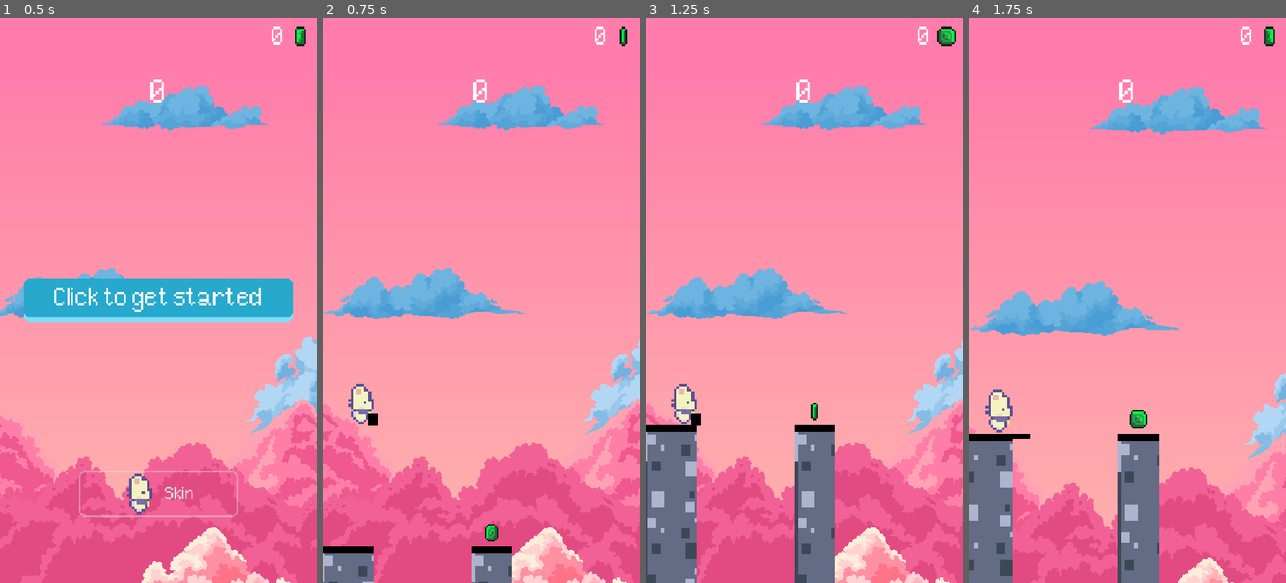
Above: before the commit, frames 1-4 (left to right).
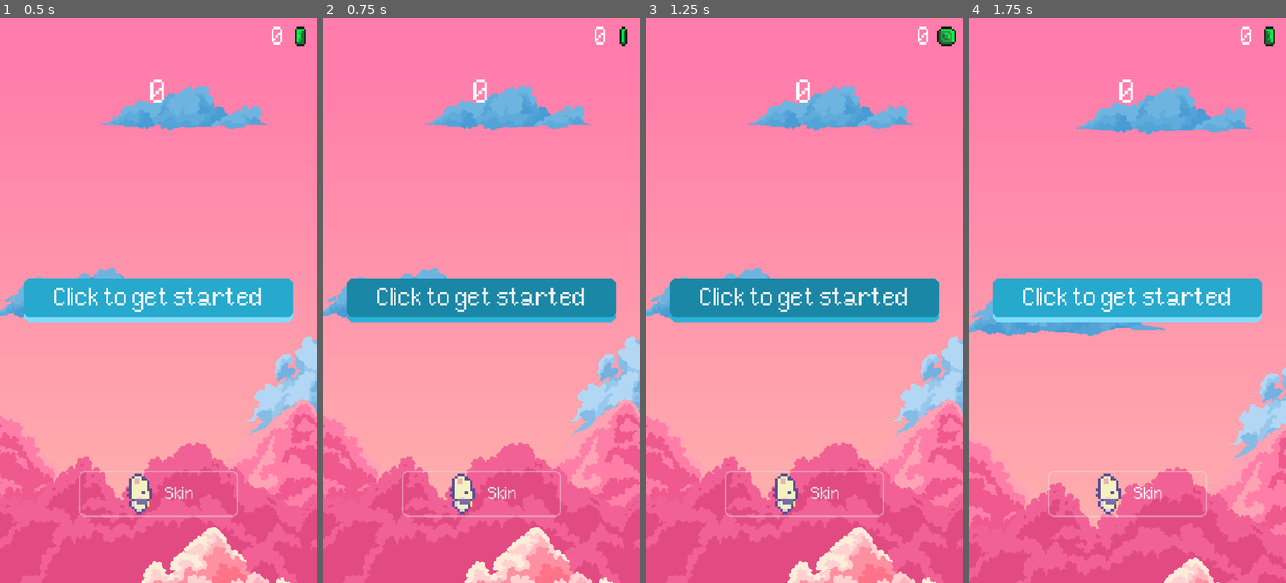
Above: after the commit, the same moments.

Repository: kotofeyy/StickBoss2
Game: Godot game, scene res://Scenes/main.tscn
The game is run twice, just before and just after one commit, with the same random seed, the same clock (stepped at 60 frames per second) and the same inputs.
Inputs (mouse positions are in pixels of both pictures, inside the frame that each line leads up to):
- Up to frame 1 (0.5 s): no input
- Up to frame 2 (0.75 s): click "Click to get started" at 0.5 s
- Up to frame 3 (1.25 s): no input
- Up to frame 4 (1.75 s): click (1149, 492) at 1.25 s, where only the run after the commit has a clickable "Skin"

Frame 1 is identical in both runs. In frame 2, 18% of the frame differs, in the area x 0-100%, y 12-100%; in frame 3, 23%; in frame 4, 21%.
Error before the commit: Invalid access to property or key 'platform' on a base object of type 'Nil'. (res://Code/main.gd:58)
Error after the commit: Invalid access to property or key 'storage' on a base object of type 'Nil'. (res://Code/main.gd:372)

Commit message:
Загрузка и отправка данных об игроке через Playgama bridge..Скины определяются побитово. Ошибка локализации

Diff:
--- a/Code/main.gd
+++ b/Code/main.gd
@@ -39,6 +39,7 @@
 var platfrom_2: Platform
 var center_platform_size_y := 6
 var score := 0
+var record_score := 0
 var coins := 0
 var game_is_starting := false
 var temp_stick_position
@@ -48,16 +49,19 @@
 var current_skin = Skins.Type.DEFAULT
 var current_dashed_line_length = 0
 var can_ability = false
-var available_skins: Array[Skins.Type] = []
+var available_skins := 1
 var words = {
 	"ru": ["ВАУ!", "Круто!", "Класс!", "Великолепно!", "Превосходно!"],
 	"en": ["WOW!", "Cool!", "Awesome!", "Fabulous!", "Perfect!"]
 }
+var language
+
 
 func _ready() -> void:
+	get_data()
 	print("platform - ", Bridge.platform.id)
-	TranslationServer.set_locale(Bridge.platform.language)
-	available_skins.append(Skins.Type.DEFAULT)
+	language = Bridge.platform.language
+	TranslationServer.set_locale(language)
 	update_shop()
 	animated_sprite_2d.animation = str(current_skin)
 	icon.animation = str(current_skin)
@@ -66,7 +70,7 @@
 func _physics_process(_delta: float) -> void:
 	#pass
 	if game_is_starting:
-		if Input.is_action_pressed("ui_up") or Input.is_action_pressed("mouse_action") or Input.emulate_touch_from_mouse:
+		if Input.is_action_pressed("ui_up") or Input.is_action_pressed("mouse_action"):
 			#if get_viewport().gui_get_focus_owner() != null or get_viewport().gui_is_dragging():
 				#return
 			stick.size.y += 3
@@ -84,10 +88,16 @@
 
 
 func start_game() -> void:
+	print("authorization - ", Bridge.player.is_authorized) # bool
 	clear_platforms()
 	parallax_background.visible = false
 	parallax_background_2.visible = false
 	score = 0
+	get_data()
+	# тут надо подсосать инфу с хранилища
+	#var record_score := 0
+	#var coins := 0
+	#available_skins
 	hit_center_counter = 1
 	label_score.text = str(score)
 	start_game_button.visible = false
@@ -116,6 +126,8 @@
 
 func move_player_to_platform() -> void:
 	score += 1
+	if record_score < score:
+		record_score = score
 	label_score.text = str(score)
 	animated_sprite_2d.play(str(current_skin))
 	var tween = get_tree().create_tween()
@@ -202,7 +214,7 @@
 	x_bonus_label.position.y = platfrom_2.position.y
 	x_bonus_label.position.x = platfrom_2.position.x + randi_range(10, 50)
 	x_bonus_label.modulate.a = 1.0
-	x_bonus_label.text = words[Bridge.platform.language].pick_random()
+	x_bonus_label.text = words[language].pick_random()
 
 	var tween_x_bonus = get_tree().create_tween()
 	tween_x_bonus.set_parallel(true)
@@ -221,6 +233,7 @@
 
 
 func stick_defeat() -> void:
+	save_data()
 	audio_stream_player_defeat.play()
 	camera_2d.camera_zoom_defeat()
 	var tween = get_tree().create_tween()
@@ -229,7 +242,7 @@
 	tween.finished.connect(func():
 		end_game_panel.visible = true
 		result_score_label.text = tr("KEY_SCORE") + ": " + str(score)
-		best_score_label.text = tr("KEY_RECORD") + ": " + str(score)
+		best_score_label.text = tr("KEY_RECORD") + ": " + str(record_score)
 		stick.rotation_degrees = 180
 		platfrom_2.defeat()
 		stick.visible = false
@@ -286,6 +299,8 @@
 
 
 func _on_cancel_button_pressed() -> void:
+	label_score.text = "0"
+	hide_label_x()
 	player.visible = false
 	clear_platforms()
 	camera_2d.camera_zoom_start_game()
@@ -322,10 +337,16 @@
 		slot.cost = Skins.List[s]["cost"]
 		slot.type_cost = Skins.List[s]["type_cost"]
 		slot.coins = coins
-		slot.available = available_skins.has(s)
+		slot.all_score = record_score
+		slot.available = has_skin(Skins.TypeToBit[s])
 		slot.on_click.connect(func(skin, can_buy):
-			if can_buy: available_skins.append(skin)
-			if available_skins.has(skin):
+			if can_buy and not has_skin(Skins.TypeToBit[skin]):
+				unlock_skin(Skins.TypeToBit[skin])
+				if not Skins.List[s]["type_cost"] == Skins.TypeCost.SCORE:
+					coins = coins - int(Skins.List[skin]["cost"])
+				label_coins.text = str(coins)
+				save_data()
+			if has_skin(Skins.TypeToBit[skin]):
 				slot.select(skin)
 				shop_panel.visible = false
 				current_skin = skin
@@ -334,3 +355,53 @@
 			)
 		v_box_container.add_child(slot)
 		slot.select(current_skin)
+
+
+func hide_label_x() -> void:
+	label_x.visible = false
+	label_x.text = "x" + "0"
+
+
+func save_data() -> void:
+	if Bridge.storage.is_supported("platform_internal"):
+		if Bridge.storage.is_available("platform_internal"):
+			Bridge.storage.set(["record_score", "coins", "available_skins"], [record_score, coins, available_skins], Callable(self, "_on_storage_set_completed"))
+
+
+func get_data() -> void:
+	if Bridge.storage.is_supported("platform_internal"):
+		if Bridge.storage.is_available("platform_internal"):
+			Bridge.storage.get(["record_score", "coins", "available_skins"], Callable(self, "_on_storage_get_completed"))
+
+
+func _on_storage_set_completed(success) -> void:
+	if success:
+		print("Данные успешно сохранены")
+		print("save data - ")
+	else:
+		print("Ошибка сохранения")
+
+
+func _on_storage_get_completed(success, data) -> void:
+	if success:
+		if data[0] != null: record_score = data[0]
+		if data[1] != null: coins = data[1]; label_coins.text = str(data[1])
+		if data[2] != null: available_skins = data[2]
+		else:
+			unlock_skin(Skins.TypeToBit[Skins.Type.DEFAULT])
+			coins = 0
+			record_score = 0
+			label_coins.text = str(coins)
+	else:
+		unlock_skin(Skins.TypeToBit[Skins.Type.DEFAULT])
+		coins = 0
+		record_score = 0
+		label_coins.text = str(coins)
+
+
+func unlock_skin(skin_value: int):
+	available_skins = available_skins | skin_value
+
+
+func has_skin(skin_value: int) -> bool:
+	return (available_skins & skin_value) != 0
--- a/Code/skins.gd
+++ b/Code/skins.gd
@@ -2,8 +2,22 @@
 extends Node
 
 
-enum Type { DEFAULT, NINJA, PUMPKIN, WHITE }
+enum Type {
+	DEFAULT,
+	WHITE,
+	NINJA,
+	PUMPKIN,
+	BlOODY
+	}
 enum TypeCost { COIN, SCORE, DONAT }
+
+const TypeToBit = {
+	Type.DEFAULT: 1,
+	Type.WHITE: 2,
+	Type.NINJA: 4,
+	Type.PUMPKIN: 8,
+	Type.BlOODY: 16
+}
 
 const List: Dictionary[Type, Dictionary] = {
 	Type.DEFAULT: {
@@ -18,13 +32,18 @@
 	},
 	Type.NINJA: {
 		"description": "ниндзя",
-		"cost": 15000000,
-		"type_cost": TypeCost.SCORE
+		"cost": 50,
+		"type_cost": TypeCost.COIN
 	},
 	Type.PUMPKIN: {
 		"description": "Тыквенная голова",
 		"cost": 5000000,
 		"type_cost": TypeCost.SCORE
 	},
+	Type.BlOODY: {
+		"description": "Тыквенная голова",
+		"cost": 10000000,
+		"type_cost": TypeCost.SCORE
+	},
 
 }
--- a/Code/slot.gd
+++ b/Code/slot.gd
@@ -11,11 +11,11 @@
 var skin: Skins.Type
 var cost: int
 var coins
+var all_score
 var type_cost: Skins.TypeCost
 var available := false
 
 signal on_click
-
 
 func _ready() -> void:
 	sprite.animation = str(skin)
@@ -30,7 +30,11 @@
 
 func _on_gui_input(event: InputEvent) -> void:
 	if event is InputEventMouseButton and Input.is_action_pressed("mouse_action"):
-		var can_buy = coins >= cost
+		var can_buy
+		if type_cost == Skins.TypeCost.COIN:
+			can_buy = coins >= cost
+		if type_cost == Skins.TypeCost.SCORE:
+			can_buy = all_score >= cost
 		emit_signal("on_click", skin, can_buy)
 
 
--- a/Scenes/main.tscn
+++ b/Scenes/main.tscn
@@ -1,10 +1,9 @@
 [gd_scene format=3 uid="uid://b4iychpqi6vow"]
 
 [ext_resource type="Script" uid="uid://c42qrci2bvi5k" path="res://Code/main.gd" id="1_bo1nx"]
-[ext_resource type="Texture2D" uid="uid://dk8ramswq6vxl" path="res://Sprites/default_skin.png" id="2_pdsj5"]
+[ext_resource type="Texture2D" uid="uid://dhg58vrb6ibln" path="res://Sprites/characters.png" id="2_ee4r6"]
 [ext_resource type="Texture2D" uid="uid://bpiain87r47g5" path="res://Sprites/Backgrounds/Background_1/1.png" id="3_8gbba"]
 [ext_resource type="Script" uid="uid://cnq628e5ltt70" path="res://Code/camera_2d.gd" id="3_b3802"]
-[ext_resource type="Texture2D" uid="uid://codvwl28bvygq" path="res://Sprites/white_skin.png" id="4_fevyy"]
 [ext_resource type="Texture2D" uid="uid://5i8lqvyfwe46" path="res://Sprites/Backgrounds/Background_1/3.png" id="4_jjvhh"]
 [ext_resource type="Texture2D" uid="uid://cvsrkbkyec3rr" path="res://Sprites/Backgrounds/Background_1/5.png" id="5_kry3j"]
 [ext_resource type="Texture2D" uid="uid://dhtehegrpw4c0" path="res://Sprites/Backgrounds/Background_1/4.png" id="6_21xkr"]
@@ -13,93 +12,107 @@
 [ext_resource type="Texture2D" uid="uid://boavks70fthm4" path="res://Sprites/Backgrounds/Background_2/4.png" id="9_hptm8"]
 [ext_resource type="Texture2D" uid="uid://ce0ujjbqpde12" path="res://Sprites/Backgrounds/Background_2/1.png" id="12_fdnlq"]
 [ext_resource type="SpriteFrames" uid="uid://b1dn6geh7uhrh" path="res://Animations/coin.tres" id="12_fevyy"]
-[ext_resource type="Texture2D" uid="uid://2f7hrq1isdph" path="res://Sprites/ninja_skin.png" id="13_hibaj"]
 [ext_resource type="Texture2D" uid="uid://d3053pmsoadc7" path="res://Sprites/Backgrounds/Background_2/5.png" id="13_jkdf5"]
 [ext_resource type="Texture2D" uid="uid://db0gc1656c6ac" path="res://Sprites/PoisonCast_96x96.png" id="14_jkdf5"]
-[ext_resource type="Texture2D" uid="uid://c3bhfxhq1s1yl" path="res://Sprites/pumpkin_skin.png" id="14_pdsj5"]
 [ext_resource type="AudioStream" uid="uid://bagq4ajruxin8" path="res://Sounds/defeat.wav" id="17_h1bgf"]
 [ext_resource type="AudioStream" uid="uid://ben86vgtbfkcj" path="res://Sounds/hit_to_center_2.wav" id="18_b3802"]
 [ext_resource type="AudioStream" uid="uid://ditnhd8xfre28" path="res://Sounds/score_x_up.wav" id="18_fevyy"]
 [ext_resource type="AudioStream" uid="uid://cey4r3r214cqx" path="res://Sounds/SwipeStick.mp3" id="20_hibaj"]
 
-[sub_resource type="AtlasTexture" id="AtlasTexture_6vcvc"]
-atlas = ExtResource("2_pdsj5")
+[sub_resource type="AtlasTexture" id="AtlasTexture_54nrm"]
+atlas = ExtResource("2_ee4r6")
 region = Rect2(0, 0, 16, 16)
 
-[sub_resource type="AtlasTexture" id="AtlasTexture_7k868"]
-atlas = ExtResource("2_pdsj5")
+[sub_resource type="AtlasTexture" id="AtlasTexture_55jeb"]
+atlas = ExtResource("2_ee4r6")
 region = Rect2(16, 0, 16, 16)
 
-[sub_resource type="AtlasTexture" id="AtlasTexture_hpc6h"]
-atlas = ExtResource("2_pdsj5")
+[sub_resource type="AtlasTexture" id="AtlasTexture_gsvbx"]
+atlas = ExtResource("2_ee4r6")
 region = Rect2(32, 0, 16, 16)
 
-[sub_resource type="AtlasTexture" id="AtlasTexture_kltya"]
-atlas = ExtResource("2_pdsj5")
+[sub_resource type="AtlasTexture" id="AtlasTexture_bv80c"]
+atlas = ExtResource("2_ee4r6")
 region = Rect2(48, 0, 16, 16)
 
-[sub_resource type="AtlasTexture" id="AtlasTexture_u50mg"]
-atlas = ExtResource("13_hibaj")
-region = Rect2(0, 0, 16, 16)
-
-[sub_resource type="AtlasTexture" id="AtlasTexture_cbgmd"]
-atlas = ExtResource("13_hibaj")
-region = Rect2(16, 0, 16, 16)
-
-[sub_resource type="AtlasTexture" id="AtlasTexture_1w6v2"]
-atlas = ExtResource("13_hibaj")
-region = Rect2(32, 0, 16, 16)
-
-[sub_resource type="AtlasTexture" id="AtlasTexture_ueoa1"]
-atlas = ExtResource("13_hibaj")
-region = Rect2(48, 0, 16, 16)
-
-[sub_resource type="AtlasTexture" id="AtlasTexture_e08e2"]
-atlas = ExtResource("14_pdsj5")
-region = Rect2(0, 0, 16, 16)
-
-[sub_resource type="AtlasTexture" id="AtlasTexture_neg2b"]
-atlas = ExtResource("14_pdsj5")
-region = Rect2(16, 0, 16, 16)
-
-[sub_resource type="AtlasTexture" id="AtlasTexture_r33sp"]
-atlas = ExtResource("14_pdsj5")
-region = Rect2(32, 0, 16, 16)
-
-[sub_resource type="AtlasTexture" id="AtlasTexture_hdf80"]
-atlas = ExtResource("14_pdsj5")
-region = Rect2(48, 0, 16, 16)
-
-[sub_resource type="AtlasTexture" id="AtlasTexture_jwpg7"]
-atlas = ExtResource("4_fevyy")
-region = Rect2(0, 0, 16, 16)
-
-[sub_resource type="AtlasTexture" id="AtlasTexture_k2e45"]
-atlas = ExtResource("4_fevyy")
-region = Rect2(16, 0, 16, 16)
-
-[sub_resource type="AtlasTexture" id="AtlasTexture_dmskm"]
-atlas = ExtResource("4_fevyy")
-region = Rect2(32, 0, 16, 16)
-
-[sub_resource type="AtlasTexture" id="AtlasTexture_xdkp6"]
-atlas = ExtResource("4_fevyy")
-region = Rect2(48, 0, 16, 16)
-
-[sub_resource type="SpriteFrames" id="SpriteFrames_6bp64"]
+[sub_resource type="AtlasTexture" id="AtlasTexture_ptfg5"]
+atlas = ExtResource("2_ee4r6")
+region = Rect2(0, 16, 16, 16)
+
+[sub_resource type="AtlasTexture" id="AtlasTexture_2daye"]
+atlas = ExtResource("2_ee4r6")
+region = Rect2(16, 16, 16, 16)
+
+[sub_resource type="AtlasTexture" id="AtlasTexture_1semv"]
+atlas = ExtResource("2_ee4r6")
+region = Rect2(32, 16, 16, 16)
+
+[sub_resource type="AtlasTexture" id="AtlasTexture_2060n"]
+atlas = ExtResource("2_ee4r6")
+region = Rect2(48, 16, 16, 16)
+
+[sub_resource type="AtlasTexture" id="AtlasTexture_6ml46"]
+atlas = ExtResource("2_ee4r6")
+region = Rect2(0, 32, 16, 16)
+
+[sub_resource type="AtlasTexture" id="AtlasTexture_qax2n"]
+atlas = ExtResource("2_ee4r6")
+region = Rect2(16, 32, 16, 16)
+
+[sub_resource type="AtlasTexture" id="AtlasTexture_y86h7"]
+atlas = ExtResource("2_ee4r6")
+region = Rect2(32, 32, 16, 16)
+
+[sub_resource type="AtlasTexture" id="AtlasTexture_my4ki"]
+atlas = ExtResource("2_ee4r6")
+region = Rect2(48, 32, 16, 16)
+
+[sub_resource type="AtlasTexture" id="AtlasTexture_lx3vj"]
+atlas = ExtResource("2_ee4r6")
+region = Rect2(0, 48, 16, 16)
+
+[sub_resource type="AtlasTexture" id="AtlasTexture_ynmfv"]
+atlas = ExtResource("2_ee4r6")
+region = Rect2(16, 48, 16, 16)
+
+[sub_resource type="AtlasTexture" id="AtlasTexture_cblf0"]
+atlas = ExtResource("2_ee4r6")
+region = Rect2(32, 48, 16, 16)
+
+[sub_resource type="AtlasTexture" id="AtlasTexture_nay3j"]
+atlas = ExtResource("2_ee4r6")
+region = Rect2(48, 48, 16, 16)
+
+[sub_resource type="AtlasTexture" id="AtlasTexture_ovafv"]
+atlas = ExtResource("2_ee4r6")
+region = Rect2(0, 64, 16, 16)
+
+[sub_resource type="AtlasTexture" id="AtlasTexture_owhal"]
+atlas = ExtResource("2_ee4r6")
+region = Rect2(16, 64, 16, 16)
+
+[sub_resource type="AtlasTexture" id="AtlasTexture_uv6w5"]
+atlas = ExtResource("2_ee4r6")
+region = Rect2(32, 64, 16, 16)
+
+[sub_resource type="AtlasTexture" id="AtlasTexture_r7bbj"]
+atlas = ExtResource("2_ee4r6")
+region = Rect2(48, 64, 16, 16)
+
+[sub_resource type="SpriteFrames" id="SpriteFrames_e5peh"]
 animations = [{
 "frames": [{
 "duration": 1.0,
-"texture": SubResource("AtlasTexture_6vcvc")
-}, {
-"duration": 1.0,
-"texture": SubResource("AtlasTexture_7k868")
-}, {
-"duration": 1.0,
-"texture": SubResource("AtlasTexture_hpc6h")
-}, {
-"duration": 1.0,
-"texture": SubResource("AtlasTexture_kltya")
+"texture": SubResource("AtlasTexture_54nrm")
+}, {
+"duration": 1.0,
+"texture": SubResource("AtlasTexture_55jeb")
+}, {
+"duration": 1.0,
+"texture": SubResource("AtlasTexture_gsvbx")
+}, {
+"duration": 1.0,
+"texture": SubResource("AtlasTexture_bv80c")
 }],
 "loop": true,
 "name": &"0",
@@ -107,16 +120,16 @@
 }, {
 "frames": [{
 "duration": 1.0,
-"texture": SubResource("AtlasTexture_u50mg")
-}, {
-"duration": 1.0,
-"texture": SubResource("AtlasTexture_cbgmd")
-}, {
-"duration": 1.0,
-"texture": SubResource("AtlasTexture_1w6v2")
-}, {
-"duration": 1.0,
-"texture": SubResource("AtlasTexture_ueoa1")
+"texture": SubResource("AtlasTexture_ptfg5")
+}, {
+"duration": 1.0,
+"texture": SubResource("AtlasTexture_2daye")
+}, {
+"duration": 1.0,
+"texture": SubResource("AtlasTexture_1semv")
+}, {
+"duration": 1.0,
+"texture": SubResource("AtlasTexture_2060n")
 }],
 "loop": true,
 "name": &"1",
@@ -124,16 +137,16 @@
 }, {
 "frames": [{
 "duration": 1.0,
-"texture": SubResource("AtlasTexture_e08e2")
-}, {
-"duration": 1.0,
-"texture": SubResource("AtlasTexture_neg2b")
-}, {
-"duration": 1.0,
-"texture": SubResource("AtlasTexture_r33sp")
-}, {
-"duration": 1.0,
-"texture": SubResource("AtlasTexture_hdf80")
+"texture": SubResource("AtlasTexture_6ml46")
+}, {
+"duration": 1.0,
+"texture": SubResource("AtlasTexture_qax2n")
+}, {
+"duration": 1.0,
+"texture": SubResource("AtlasTexture_y86h7")
+}, {
+"duration": 1.0,
+"texture": SubResource("AtlasTexture_my4ki")
 }],
 "loop": true,
 "name": &"2",
@@ -141,19 +154,36 @@
 }, {
 "frames": [{
 "duration": 1.0,
-"texture": SubResource("AtlasTexture_jwpg7")
-}, {
-"duration": 1.0,
-"texture": SubResource("AtlasTexture_k2e45")
-}, {
-"duration": 1.0,
-"texture": SubResource("AtlasTexture_dmskm")
-}, {
-"duration": 1.0,
-"texture": SubResource("AtlasTexture_xdkp6")
+"texture": SubResource("AtlasTexture_lx3vj")
+}, {
+"duration": 1.0,
+"texture": SubResource("AtlasTexture_ynmfv")
+}, {
+"duration": 1.0,
+"texture": SubResource("AtlasTexture_cblf0")
+}, {
+"duration": 1.0,
+"texture": SubResource("AtlasTexture_nay3j")
 }],
 "loop": true,
 "name": &"3",
+"speed": 5.0
+}, {
+"frames": [{
+"duration": 1.0,
+"texture": SubResource("AtlasTexture_ovafv")
+}, {
+"duration": 1.0,
+"texture": SubResource("AtlasTexture_owhal")
+}, {
+"duration": 1.0,
+"texture": SubResource("AtlasTexture_uv6w5")
+}, {
+"duration": 1.0,
+"texture": SubResource("AtlasTexture_r7bbj")
+}],
+"loop": true,
+"name": &"4",
 "speed": 5.0
 }]
 
@@ -418,7 +448,7 @@
 
 [node name="AnimatedSprite2D" type="AnimatedSprite2D" parent="Player" unique_id=983460797]
 scale = Vector2(4, 4)
-sprite_frames = SubResource("SpriteFrames_6bp64")
+sprite_frames = SubResource("SpriteFrames_e5peh")
 animation = &"0"
 speed_scale = 2.0
 
@@ -579,12 +609,12 @@
 horizontal_alignment = 1
 
 [node name="BestScoreLabel" type="RichTextLabel" parent="CanvasLayer/EndGamePanel/MarginContainer/VBoxContainer" unique_id=386067897]
-custom_minimum_size = Vector2(0, 50)
+custom_minimum_size = Vector2(0, 90)
 layout_mode = 2
 size_flags_vertical = 4
 theme_override_colors/default_color = Color(0, 0, 0, 1)
 theme_override_font_sizes/normal_font_size = 40
-text = "Рекорд: 300"
+text = "Рекорд: 0"
 horizontal_alignment = 1
 
 [node name="FooterLabel" type="RichTextLabel" parent="CanvasLayer/EndGamePanel/MarginContainer/VBoxContainer" unique_id=1441134630]
@@ -727,9 +757,9 @@
 size_flags_horizontal = 4
 size_flags_vertical = 4
 
-[node name="Icon" type="AnimatedSprite2D" parent="CanvasLayer/Panel/ShopButton/Control" unique_id=48689002]
+[node name="Icon" type="AnimatedSprite2D" parent="CanvasLayer/Panel/ShopButton/Control" unique_id=541287048]
 scale = Vector2(4, 4)
-sprite_frames = SubResource("SpriteFrames_6bp64")
+sprite_frames = SubResource("SpriteFrames_e5peh")
 animation = &"0"
 speed_scale = 2.0
 centered = false
--- a/Scenes/slot.tscn
+++ b/Scenes/slot.tscn
@@ -2,40 +2,119 @@
 
 [ext_resource type="StyleBox" uid="uid://cxps47qtey8f7" path="res://themes/default_slot.tres" id="1_th82r"]
 [ext_resource type="Script" uid="uid://wvl17ja8kfnw" path="res://Code/slot.gd" id="2_nsp58"]
-[ext_resource type="Texture2D" uid="uid://b0jpo2epsdxav" path="res://Sprites/Basic Charakter Spritesheet.png" id="2_typyk"]
-[ext_resource type="Texture2D" uid="uid://2f7hrq1isdph" path="res://Sprites/ninja_skin.png" id="3_nsp58"]
-[ext_resource type="Texture2D" uid="uid://c3bhfxhq1s1yl" path="res://Sprites/pumpkin_skin.png" id="4_57lr3"]
-[ext_resource type="Texture2D" uid="uid://codvwl28bvygq" path="res://Sprites/white_skin.png" id="5_8bc2s"]
-
-[sub_resource type="AtlasTexture" id="AtlasTexture_7k868"]
-atlas = ExtResource("2_typyk")
-region = Rect2(112, 160, 16, 16)
-
-[sub_resource type="AtlasTexture" id="AtlasTexture_hpc6h"]
-atlas = ExtResource("3_nsp58")
+[ext_resource type="Texture2D" uid="uid://dhg58vrb6ibln" path="res://Sprites/characters.png" id="3_67ou1"]
+
+[sub_resource type="AtlasTexture" id="AtlasTexture_54nrm"]
+atlas = ExtResource("3_67ou1")
+region = Rect2(0, 0, 16, 16)
+
+[sub_resource type="AtlasTexture" id="AtlasTexture_55jeb"]
+atlas = ExtResource("3_67ou1")
 region = Rect2(16, 0, 16, 16)
 
-[sub_resource type="AtlasTexture" id="AtlasTexture_kltya"]
-atlas = ExtResource("4_57lr3")
-region = Rect2(16, 0, 16, 16)
-
-[sub_resource type="AtlasTexture" id="AtlasTexture_6vcvc"]
-atlas = ExtResource("5_8bc2s")
+[sub_resource type="AtlasTexture" id="AtlasTexture_gsvbx"]
+atlas = ExtResource("3_67ou1")
 region = Rect2(32, 0, 16, 16)
 
-[sub_resource type="SpriteFrames" id="SpriteFrames_7k868"]
+[sub_resource type="AtlasTexture" id="AtlasTexture_bv80c"]
+atlas = ExtResource("3_67ou1")
+region = Rect2(48, 0, 16, 16)
+
+[sub_resource type="AtlasTexture" id="AtlasTexture_ptfg5"]
+atlas = ExtResource("3_67ou1")
+region = Rect2(0, 16, 16, 16)
+
+[sub_resource type="AtlasTexture" id="AtlasTexture_2daye"]
+atlas = ExtResource("3_67ou1")
+region = Rect2(16, 16, 16, 16)
+
+[sub_resource type="AtlasTexture" id="AtlasTexture_1semv"]
+atlas = ExtResource("3_67ou1")
+region = Rect2(32, 16, 16, 16)
+
+[sub_resource type="AtlasTexture" id="AtlasTexture_2060n"]
+atlas = ExtResource("3_67ou1")
+region = Rect2(48, 16, 16, 16)
+
+[sub_resource type="AtlasTexture" id="AtlasTexture_6ml46"]
+atlas = ExtResource("3_67ou1")
+region = Rect2(0, 32, 16, 16)
+
+[sub_resource type="AtlasTexture" id="AtlasTexture_qax2n"]
+atlas = ExtResource("3_67ou1")
+region = Rect2(16, 32, 16, 16)
+
+[sub_resource type="AtlasTexture" id="AtlasTexture_y86h7"]
+atlas = ExtResource("3_67ou1")
+region = Rect2(32, 32, 16, 16)
+
+[sub_resource type="AtlasTexture" id="AtlasTexture_my4ki"]
+atlas = ExtResource("3_67ou1")
+region = Rect2(48, 32, 16, 16)
+
+[sub_resource type="AtlasTexture" id="AtlasTexture_lx3vj"]
+atlas = ExtResource("3_67ou1")
+region = Rect2(0, 48, 16, 16)
+
+[sub_resource type="AtlasTexture" id="AtlasTexture_ynmfv"]
+atlas = ExtResource("3_67ou1")
+region = Rect2(16, 48, 16, 16)
+
+[sub_resource type="AtlasTexture" id="AtlasTexture_cblf0"]
+atlas = ExtResource("3_67ou1")
+region = Rect2(32, 48, 16, 16)
+
+[sub_resource type="AtlasTexture" id="AtlasTexture_nay3j"]
+atlas = ExtResource("3_67ou1")
+region = Rect2(48, 48, 16, 16)
+
+[sub_resource type="AtlasTexture" id="AtlasTexture_ovafv"]
+atlas = ExtResource("3_67ou1")
+region = Rect2(0, 64, 16, 16)
+
+[sub_resource type="AtlasTexture" id="AtlasTexture_owhal"]
+atlas = ExtResource("3_67ou1")
+region = Rect2(16, 64, 16, 16)
+
+[sub_resource type="AtlasTexture" id="AtlasTexture_uv6w5"]
+atlas = ExtResource("3_67ou1")
+region = Rect2(32, 64, 16, 16)
+
+[sub_resource type="AtlasTexture" id="AtlasTexture_r7bbj"]
+atlas = ExtResource("3_67ou1")
+region = Rect2(48, 64, 16, 16)
+
+[sub_resource type="SpriteFrames" id="SpriteFrames_c828r"]
 animations = [{
 "frames": [{
 "duration": 1.0,
-"texture": SubResource("AtlasTexture_7k868")
-}],
-"loop": false,
+"texture": SubResource("AtlasTexture_54nrm")
+}, {
+"duration": 1.0,
+"texture": SubResource("AtlasTexture_55jeb")
+}, {
+"duration": 1.0,
+"texture": SubResource("AtlasTexture_gsvbx")
+}, {
+"duration": 1.0,
+"texture": SubResource("AtlasTexture_bv80c")
+}],
+"loop": true,
 "name": &"0",
 "speed": 5.0
 }, {
 "frames": [{
 "duration": 1.0,
-"texture": SubResource("AtlasTexture_hpc6h")
+"texture": SubResource("AtlasTexture_ptfg5")
+}, {
+"duration": 1.0,
+"texture": SubResource("AtlasTexture_2daye")
+}, {
+"duration": 1.0,
+"texture": SubResource("AtlasTexture_1semv")
+}, {
+"duration": 1.0,
+"texture": SubResource("AtlasTexture_2060n")
 }],
 "loop": true,
 "name": &"1",
@@ -43,7 +122,16 @@
 }, {
 "frames": [{
 "duration": 1.0,
-"texture": SubResource("AtlasTexture_kltya")
+"texture": SubResource("AtlasTexture_6ml46")
+}, {
+"duration": 1.0,
+"texture": SubResource("AtlasTexture_qax2n")
+}, {
+"duration": 1.0,
+"texture": SubResource("AtlasTexture_y86h7")
+}, {
+"duration": 1.0,
+"texture": SubResource("AtlasTexture_my4ki")
 }],
 "loop": true,
 "name": &"2",
@@ -51,10 +139,36 @@
 }, {
 "frames": [{
 "duration": 1.0,
-"texture": SubResource("AtlasTexture_6vcvc")
-}],
-"loop": false,
+"texture": SubResource("AtlasTexture_lx3vj")
+}, {
+"duration": 1.0,
+"texture": SubResource("AtlasTexture_ynmfv")
+}, {
+"duration": 1.0,
+"texture": SubResource("AtlasTexture_cblf0")
+}, {
+"duration": 1.0,
+"texture": SubResource("AtlasTexture_nay3j")
+}],
+"loop": true,
 "name": &"3",
+"speed": 5.0
+}, {
+"frames": [{
+"duration": 1.0,
+"texture": SubResource("AtlasTexture_ovafv")
+}, {
+"duration": 1.0,
+"texture": SubResource("AtlasTexture_owhal")
+}, {
+"duration": 1.0,
+"texture": SubResource("AtlasTexture_uv6w5")
+}, {
+"duration": 1.0,
+"texture": SubResource("AtlasTexture_r7bbj")
+}],
+"loop": true,
+"name": &"4",
 "speed": 5.0
 }]
 
@@ -85,16 +199,19 @@
 size_flags_vertical = 4
 mouse_filter = 1
 
-[node name="Sprite" type="AnimatedSprite2D" parent="MarginContainer/HBoxContainer/Control" unique_id=1211912790]
+[node name="Sprite" type="AnimatedSprite2D" parent="MarginContainer/HBoxContainer/Control" unique_id=60174318]
 scale = Vector2(4, 4)
-sprite_frames = SubResource("SpriteFrames_7k868")
+sprite_frames = SubResource("SpriteFrames_c828r")
 animation = &"0"
+speed_scale = 2.0
 centered = false
 
 [node name="LabelCost" type="Label" parent="MarginContainer/HBoxContainer" unique_id=1546781650]
+custom_minimum_size = Vector2(1, 0)
 layout_mode = 2
 size_flags_horizontal = 10
 theme_override_font_sizes/font_size = 40
+vertical_alignment = 1
 
 [connection signal="focus_exited" from="." to="." method="_on_focus_exited"]
 [connection signal="gui_input" from="." to="." method="_on_gui_input"]
--- a/project.godot
+++ b/project.godot
@@ -55,6 +55,10 @@
 ]
 }
 
+[input_devices]
+
+pointing/emulate_touch_from_mouse=true
+
 [internationalization]
 
 locale/translations=PackedStringArray("res://translation.en.translation", "res://translation.ru.translation")
--- a/translation.csv
+++ b/translation.csv
@@ -3,7 +3,7 @@
 KEY_SKIN,Skin,Внешность
 KEY_COIN,Coin,Монет
 KEY_SCORE,Score,Очков
-KEY_AVAILABLE,Available,Available
+KEY_AVAILABLE,Available,Доступен
 KEY_RESTART,Start again?,Заново?
 KEY_YES,Yes,Да
 KEY_NO,No,Нет
Not shown, removed: Sounds/hit_to_center.mp3.import
Binary file removed: Sprites/Basic Charakter Spritesheet.png
Not shown, removed: Sprites/Basic Charakter Spritesheet.png.import
Binary file added: Sprites/characters.png
Not shown, changed: Sprites/characters.png.import
Binary file removed: Sprites/default_skin.png
Binary file removed: Sprites/metr.png
Not shown, removed: Sprites/metr.png.import
Binary file removed: Sprites/ninja_skin.png
Not shown, removed: Sprites/ninja_skin.png.import
Binary file removed: Sprites/pumpkin_skin.png
Not shown, removed: Sprites/pumpkin_skin.png.import
(and 5 more such lines)
